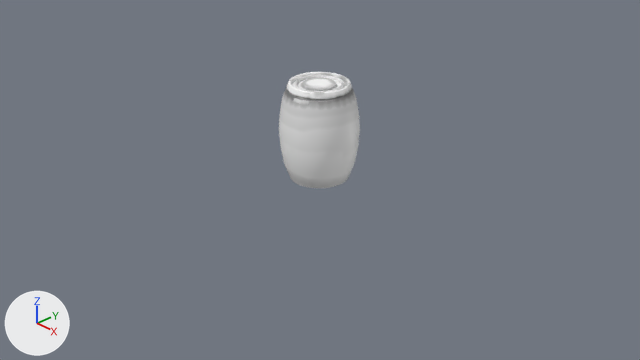
Renders of the Blender file data/Assets/Meshes/Parts/Barrel.blend from each side of a commit.
One viewpoint serves both versions: the file's camera 'Camera'. The lights are fixed; the arrows at lower left show +X, +Y and +Z.
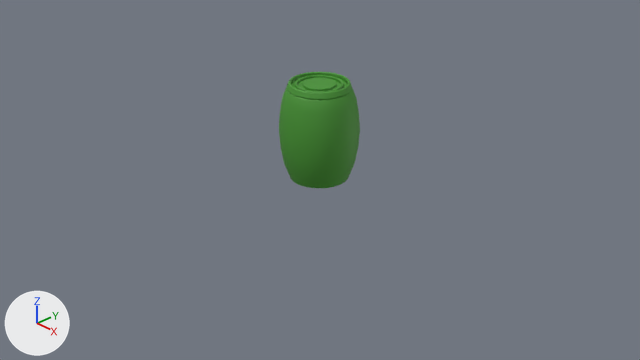
Where the change shows, as pixel boxes (x1, y1, x2, y2) in the pictures (640 x 360 px):
'Cylinder', surface changed (grey to green)
    both: (279, 72, 360, 188)

Diff of the bpy script that builds the scene:
```diff
--- a/data/Assets/Meshes/Parts/Barrel.blend.py
+++ b/data/Assets/Meshes/Parts/Barrel.blend.py
@@ mat_m_barrel @@
 mat_m_barrel = principled_material('m_barrel')
-mat_m_barrel.texture = img_tex_barrel_mask
-mat_m_barrel.roughness = 0.462
+mat_m_barrel.base_color = (0.0547, 0.292, 0.0234)  # green #42932a
+mat_m_barrel.roughness = 0.649
 mat_m_barrel.specular_ior_level = 0.619
```
